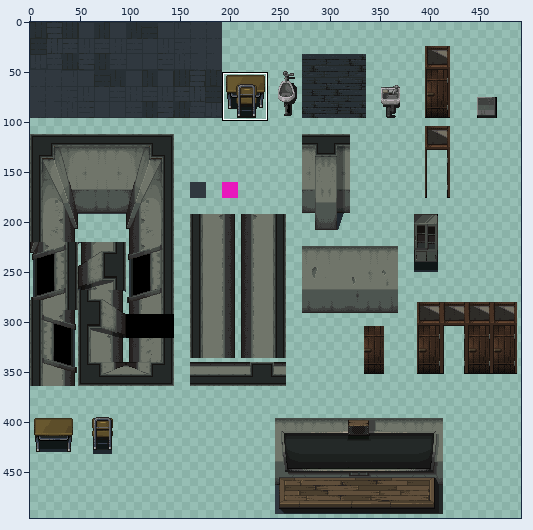
Edited in one commit: sprite sheet (game/school/school_tiles.png). Above: a wide view before the commit, with the close-up outlined.
Close-up. Before:
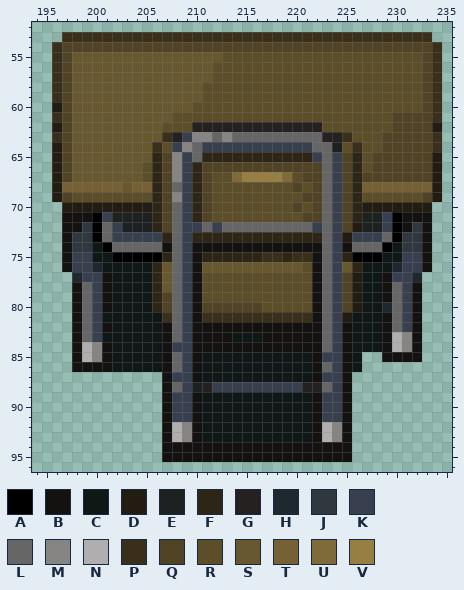
The file is 500x500 pixels. Colours within 5 levels of each other are drawn and written as one. Shown: x 194..235, y 52..96. The wide view leaves out empty margins. The commit also changed other parts of the picture, which this record leaves out.
Palette (. is transparent): A #000000  B #141210  C #101717  D #221c12  E #1d211f  F #2d2516  G #252120  H #20282f  J #30383f  K #38404f  L #666666  M #878583  N #afafaf  P #392f1b  Q #514326  R #5d4e2a  S #68582f  T #756134  U #7f6b39  V #977f43
The result:
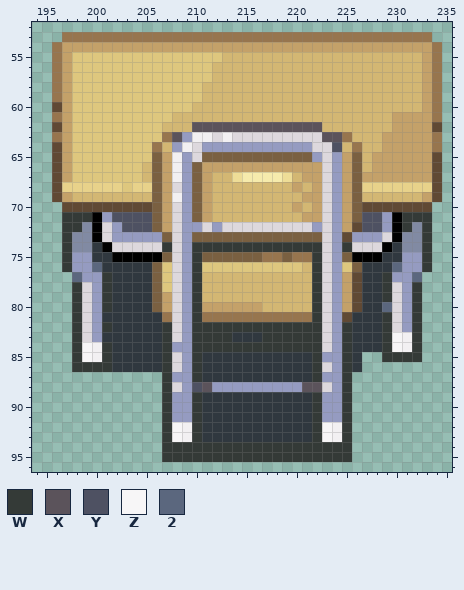
Colours new in this view: W #343a37  X #5b535b  Y #4e5162  Z #f7f6f7  2 #5b677e
What changed:
Colour C changes from #101717 to #30383f.
Colour D changes from #221c12 to #604934.
Colour F changes from #2d2516 to #7a6041.
Colour J changes from #30383f to #818aa3.
Colour K changes from #38404f to #959bc1.
Colour L changes from #666666 to #ddd8dd.
Colour M changes from #878583 to #f2f0f2.
Colour P changes from #392f1b to #97754e.
Colour Q changes from #514326 to #c4a169.
Colour R changes from #5d4e2a to #d3b773.
Colour S changes from #68582f to #dec77e.
Colour T changes from #756134 to #e8d28a.
Colour U changes from #7f6b39 to #eedd97.
Colour V changes from #977f43 to #f6ebac.
The author changed colour H to colour 2 in row 76 at x 200 and 230; in row 77 at x 198 and 232; in row 80 at x 229.
The author changed colour B to colour W in row 71 at x 197 to 199 and 231 to 233; in row 72 at x 197 to 198, 231 and 233; in row 73 at x 197 and 233; in row 74 at x 197, 207, 210 to 222, 225 and 233; in rows 75 to 76 at x 197, 210, 222 and 233; in row 77 at x 201, 210, 222 and 229.
The author changed colour B to colour W in rows 78 to 79 at x 198, 201, 210, 222, 229 and 232; in row 80 at x 198, 201, 210, 222 and 232; in row 81 at x 198, 210, 222, 229 and 232; in row 82 at x 198, 201, 207, 210 to 222, 225, 229 and 232; in row 83 at x 198, 207, 210 to 213, 217 to 222, 225, 229 and 232; in row 84 at x 198, 201, 207, 210 to 222, 225, 229 and 232.
The author changed colour B to colour W in row 85 at x 198, 201, 207, 210, 222, 225 and 229 to 232; in row 86 at x 198 to 201, 207, 210, 222 and 225; in row 87 at x 207, 210, 222 and 225; in row 88 at x 207 and 225; in rows 89 to 93 at x 207, 210, 222 and 225; in rows 94 to 95 at x 207 to 225.
The author changed colour G to colour X in row 62 at x 210 to 222; in row 63 at x 208 and 223 to 224; in row 88 at x 211 and 221 to 222.
The author changed colour E to colour Y in row 64 at x 224; in row 71 at x 202 to 205 and 227 to 228; in row 72 at x 203 to 205 and 227 to 228; in row 88 at x 210.
The author changed colour N to colour Z in row 83 at x 230; in row 84 at x 199 and 230; in row 85 at x 199; in rows 92 to 93 at x 208 and 223.
